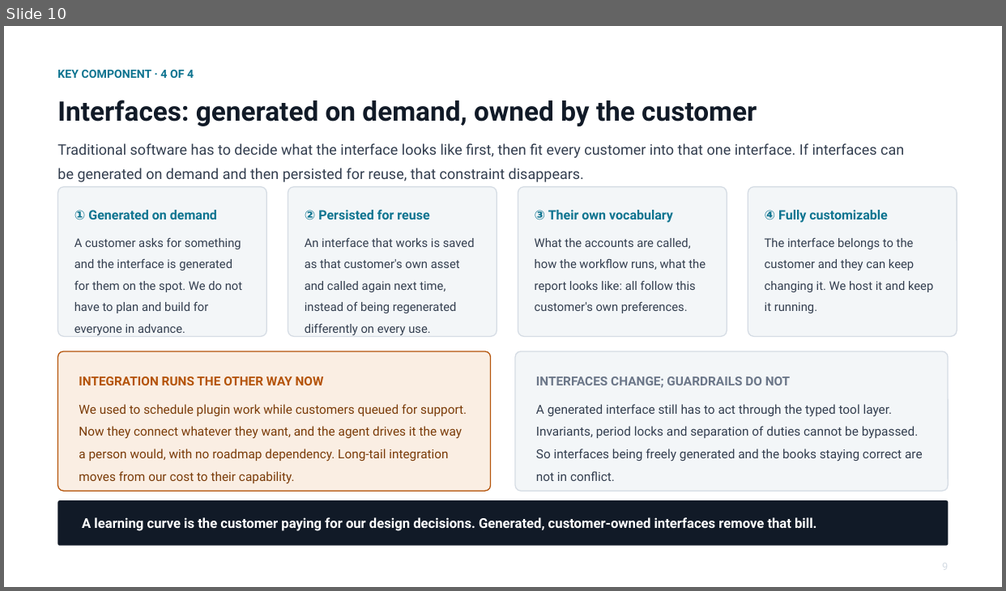
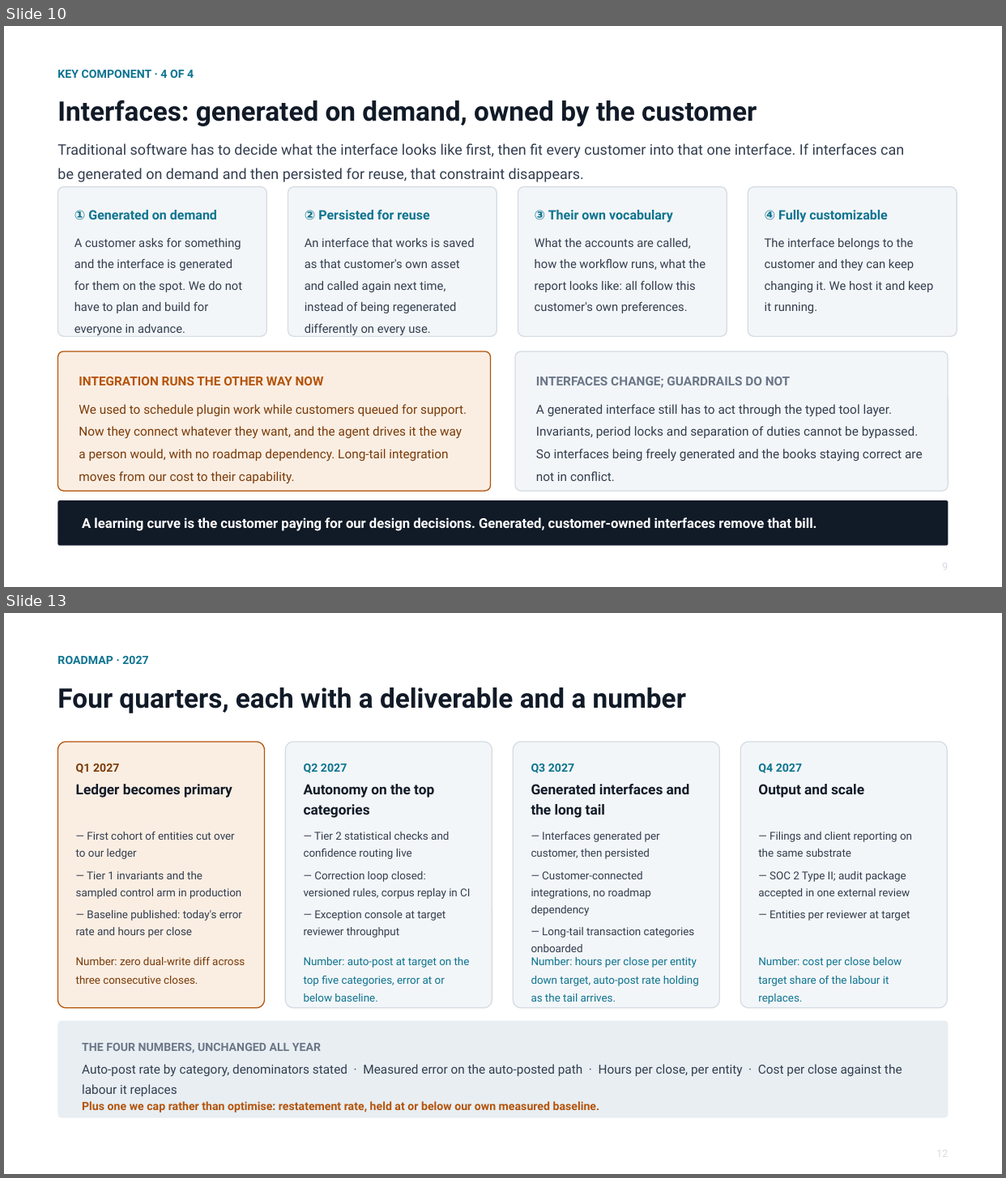
Before and after one commit to cllu/aimi-accounting-software-proposal, a slide deck: agent-native-accounting-deck.pptx. Shown one above the other, each under a label of ours: slide 10 before the commit, slides 10 and 13 after it; the slides between them are not shown. The pictures are 1006x591 and 1006x1178 pixels, drawn with LibreOffice and Linux fonts; fonts in the diff are those of the drawing. Boxes give left, top, right and bottom in pixels: in the first picture for what was removed or moved away, otherwise in the second. Text is boxed around its words. In the diff, an @@ line names an element or a change of style, - is before the commit and + after.

```diff
--- a/agent-native-accounting-deck.pptx
+++ b/agent-native-accounting-deck.pptx
@@ slide 13 added at box(4, 613, 1002, 1174), background #FFFFFF @@
@@ text added at box(57, 656, 148, 664), 11 pt, text #0E7490, bold @@
+ROADMAP · 2027
@@ text added at box(57, 688, 686, 713), 26 pt, text #111A27, bold @@
+Four quarters, each with a deliverable and a number
@@ rounded rectangle added at box(58, 742, 265, 1008), fill #FAEEE3, outline #B45309 1 pt @@
@@ rounded rectangle added at box(286, 742, 492, 1008), fill #F3F6F8, outline #D5DCE4 1 pt @@
@@ rounded rectangle added at box(513, 742, 720, 1008), fill #F3F6F8, outline #D5DCE4 1 pt @@
@@ rounded rectangle added at box(740, 742, 948, 1008), fill #F3F6F8, outline #D5DCE4 1 pt @@
@@ text added at box(76, 764, 119, 773), 11 pt, text #7A3B08, bold @@
+Q1 2027
@@ text added at box(304, 764, 347, 773), 11 pt, text #0E7490, bold @@
+Q2 2027
@@ text added at box(531, 764, 574, 773), 11 pt, text #0E7490, bold @@
+Q3 2027
@@ text added at box(758, 764, 802, 773), 11 pt, text #0E7490, bold @@
+Q4 2027
@@ text added at box(76, 784, 232, 798), 13.5 pt, text #111A27, bold @@
+Ledger becomes primary
@@ text added at box(304, 784, 434, 818), 13.5 pt, text #111A27, bold @@
+Autonomy on the top categories
@@ text added at box(531, 784, 690, 818), 13.5 pt, text #111A27, bold @@
+Generated interfaces and the long tail
@@ text added at box(758, 784, 864, 798), 13.5 pt, text #111A27, bold @@
+Output and scale
@@ text added at box(76, 832, 242, 938), 10.5 pt, text #333E4F @@
+— First cohort of entities cut over to our ledger
+— Tier 1 invariants and the sampled control arm in production
+— Baseline published: today's error rate and hours per close
@@ text added at box(304, 832, 470, 938), 10.5 pt, text #333E4F @@
+— Tier 2 statistical checks and confidence routing live
+— Correction loop closed: versioned rules, corpus replay in CI
+— Exception console at target reviewer throughput
@@ text added at box(531, 832, 695, 952), 10.5 pt, text #333E4F @@
+— Interfaces generated per customer, then persisted
+— Customer-connected integrations, no roadmap dependency
+— Long-tail transaction categories onboarded
@@ text added at box(758, 832, 912, 921), 10.5 pt, text #333E4F @@
+— Filings and client reporting on the same substrate
+— SOC 2 Type II; audit package accepted in one external review
+— Entities per reviewer at target
@@ text added at box(76, 956, 245, 984), 10.5 pt, text #7A3B08 @@
+Number: zero dual-write diff across three consecutive closes.
@@ text added at box(304, 957, 470, 1002), 10.5 pt, text #0E7490 @@
+Number: auto-post at target on the top five categories, error at or below baseline.
@@ text added at box(531, 957, 699, 1002), 10.5 pt, text #0E7490 @@
+Number: hours per close per entity down target, auto-post rate holding as the tail arrives.
@@ text added at box(758, 957, 902, 1004), 10.5 pt, text #0E7490 @@
+Number: cost per close below target share of the labour it replaces.
@@ rounded rectangle added at box(58, 1021, 948, 1118), fill #E8EEF2 @@
@@ text added at box(82, 1043, 321, 1053), 11 pt, text #6B7688, bold @@
+THE FOUR NUMBERS, UNCHANGED ALL YEAR
@@ text added at box(82, 1064, 902, 1097), 12 pt, text #333E4F @@
+Auto-post rate by category, denominators stated · Measured error on the auto-posted path · Hours per close, per entity · Cost per close against the labour it replaces
@@ text added at box(82, 1101, 600, 1113), 11 pt, text #B45309, bold @@
+Plus one we cap rather than optimise: restatement rate, held at or below our own measured baseline.
@@ text added at box(936, 1151, 948, 1157), 10 pt, text #D5DCE4 @@
+12
```
Also in this commit, not shown: 2 slides changed, 2 other slides added.
